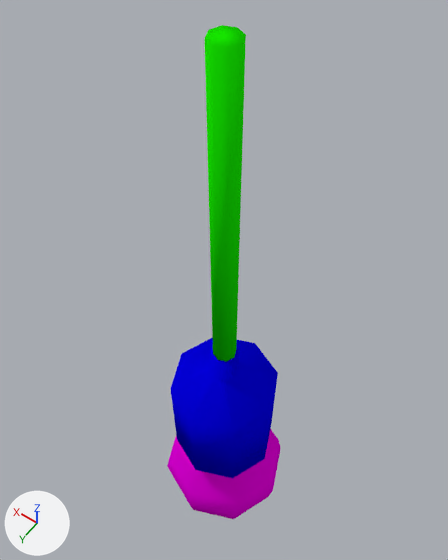
A saved change to the Blender file 3d_assets/light_bulb.blend.
Camera for both pictures: a camera (50 mm lens) standing at (-8.0, 11.2, 36.8) and looking at (1.4, -1.9, 16.2). Lighting does not change. The marker at lower left points along +X, +Y and +Z.

The scene before the commit, as lines of its bpy script (objects in view):
```python
me_cylinder_000 = bpy.data.meshes.new('Cylinder.000')
me_cylinder_000.from_pydata(...)  # an 8-sided cylinder along z spanning x -0.5..0.5, y -0.5..0.5, z 13.6..28.6
me_cylinder_000.polygons.foreach_set('use_smooth', [True] * 10)
me_cylinder_000.materials.append(mat_material_004)  # green #16e700
me_cylinder_001 = bpy.data.meshes.new('Cylinder.001')
me_cylinder_001.from_pydata(...)  # 48 vertices, 42 faces; spans x -2.5..2.5, y -2.5..2.5, z 6.25..14.25
me_cylinder_001.polygons.foreach_set('use_smooth', [True] * 42)
me_cylinder_001.materials.append(mat_material_005)  # blue #0400e7
me_cylinder_003 = bpy.data.meshes.new('Cylinder.003')
me_cylinder_003.from_pydata(...)  # 64 vertices, 58 faces; spans x -3.25..3.25, y -3.25..3.25, z 0.1..12.1
me_cylinder_003.polygons.foreach_set('use_smooth', [True] * 58)
me_cylinder_003.materials.append(mat_material_006)  # pink #e700df
ob_cord = bpy.data.objects.new('cord', me_cylinder_000)
ob_cord.location = (0.0, 0.0, 0.0)
ob_holder = bpy.data.objects.new('holder', me_cylinder_001)
ob_holder.location = (0.0, 0.0, 0.0)
ob_light_bulb = bpy.data.objects.new('light_bulb', me_cylinder_003)
ob_light_bulb.location = (0.0, 0.0, 0.0)
```
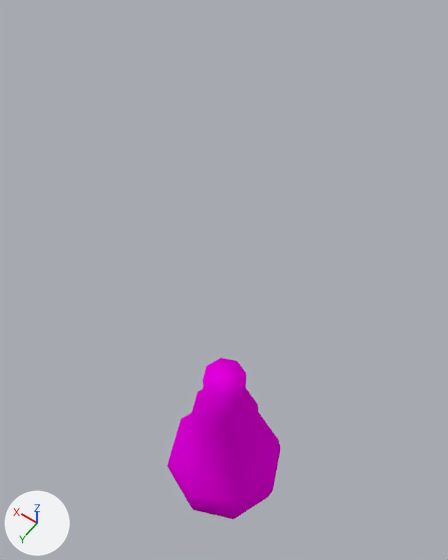
Changed parts and their boxes [x1, y1, x2, y2] in the pictures (448 x 560 px):
```json
{"object": "holder", "change": "deleted", "before": [171, 337, 278, 478], "on screen": "blue"}
{"object": "cord", "change": "deleted", "before": [205, 25, 246, 362], "on screen": "green"}
{"object": "light_bulb", "change": "unchanged, uncovered by the edit", "before": [167, 429, 281, 519], "after": [167, 358, 281, 519]}
```

Scene script edits in JSON lines:
```json
{"op": "remove", "block": "ob_holder", "code": ["ob_holder = bpy.data.objects.new('holder', me_cylinder_001)", "ob_holder.location = (0.0, 0.0, 0.0)"]}
{"op": "remove", "block": "ob_cord", "code": ["ob_cord = bpy.data.objects.new('cord', me_cylinder_000)", "ob_cord.location = (0.0, 0.0, 0.0)"]}
```
